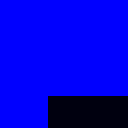
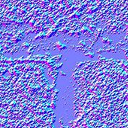
Two versions of the same layered image (128px x 128px). Layer-by-layer changes:
hid group "Attributes" (5 layers) over left=0, top=0, right=128, bottom=128
painted on "Fresnell" over left=2, top=19, right=45, bottom=61
added group "Normalmap" with 5 layers over left=0, top=0, right=128, bottom=128
added layer "Pasted Layer" in group "Normalmap" over left=0, top=0, right=128, bottom=128
added layer "Normal-Z" (addition) in group "Normalmap" over left=0, top=0, right=128, bottom=128
added layer "Normal-Y" (addition) in group "Normalmap" over left=0, top=0, right=128, bottom=128
added layer "Normal-X" (addition) in group "Normalmap" over left=0, top=0, right=128, bottom=128
added layer "Normal-Back" in group "Normalmap" over left=0, top=0, right=128, bottom=128
